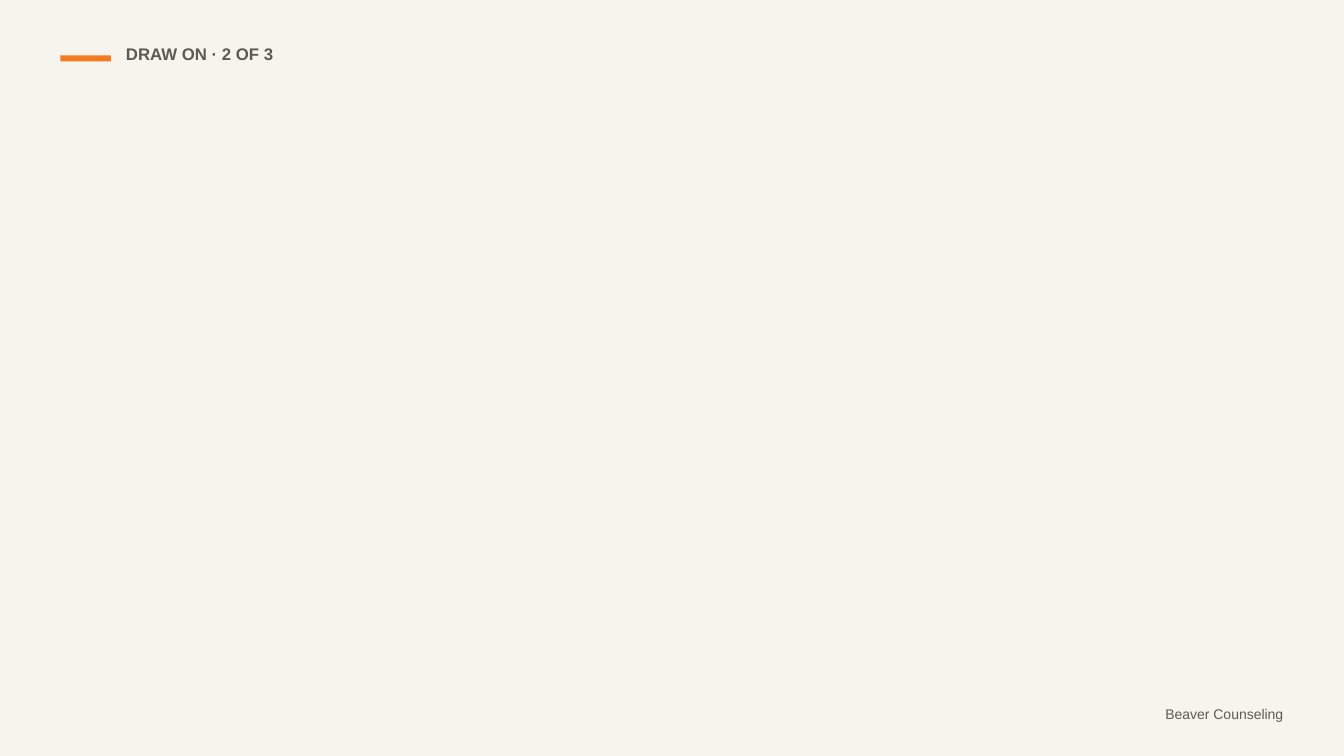
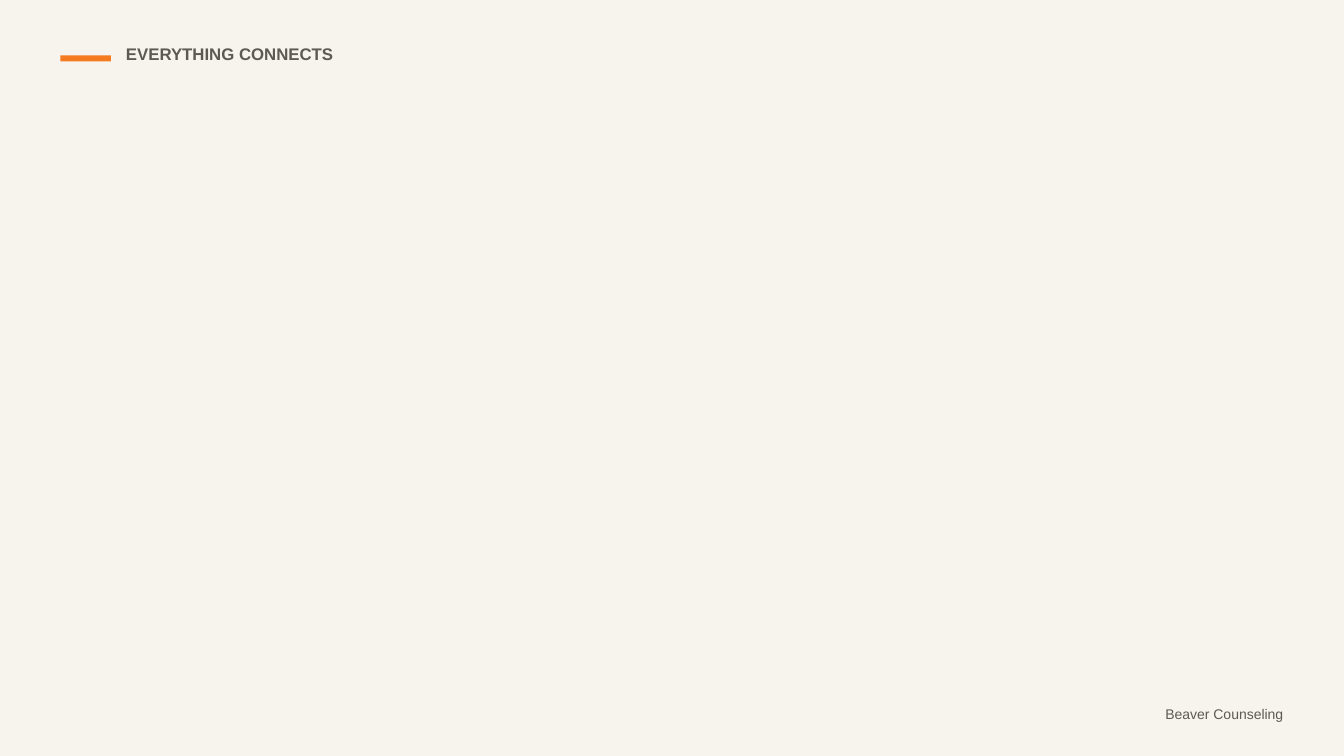
Before and after one commit to rmwtoolkit/bcds-toolkit, a slide deck: slide 21 of decks/everything-connects-lesson-v2.pptx (slide 18 before the commit). Drawn at 1344x756 pixels with LibreOffice and Linux fonts; fonts in the diff are those of the drawing; background and template pictures are left out. Boxes give left, top, right and bottom in pixels: in the first picture for what was removed or moved away, otherwise in the second. Text is boxed around its words. In the diff, an @@ line names an element or a change of style, - is before the commit and + after.

```diff
--- a/decks/everything-connects-lesson-v2.pptx
+++ b/decks/everything-connects-lesson-v2.pptx
@@ text at <box>126,48,333,60</box>: text changed @@
-DRAW ON · 2 OF 3
+EVERYTHING CONNECTS
```
Also in this commit, not shown: 16 other slides changed, 5 slides added, 2 other files.
